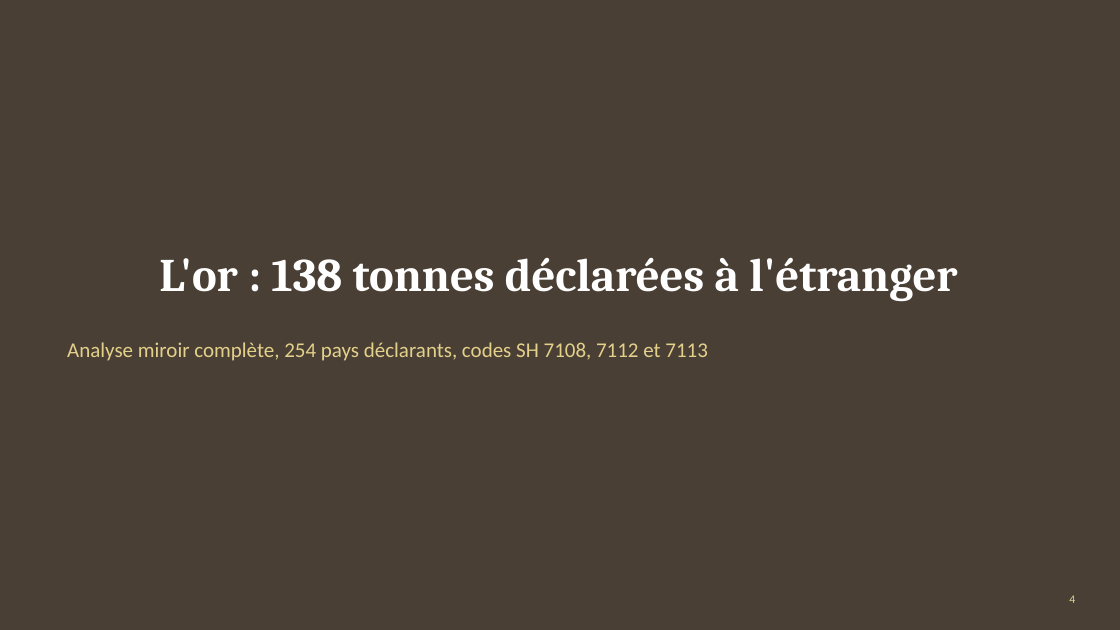
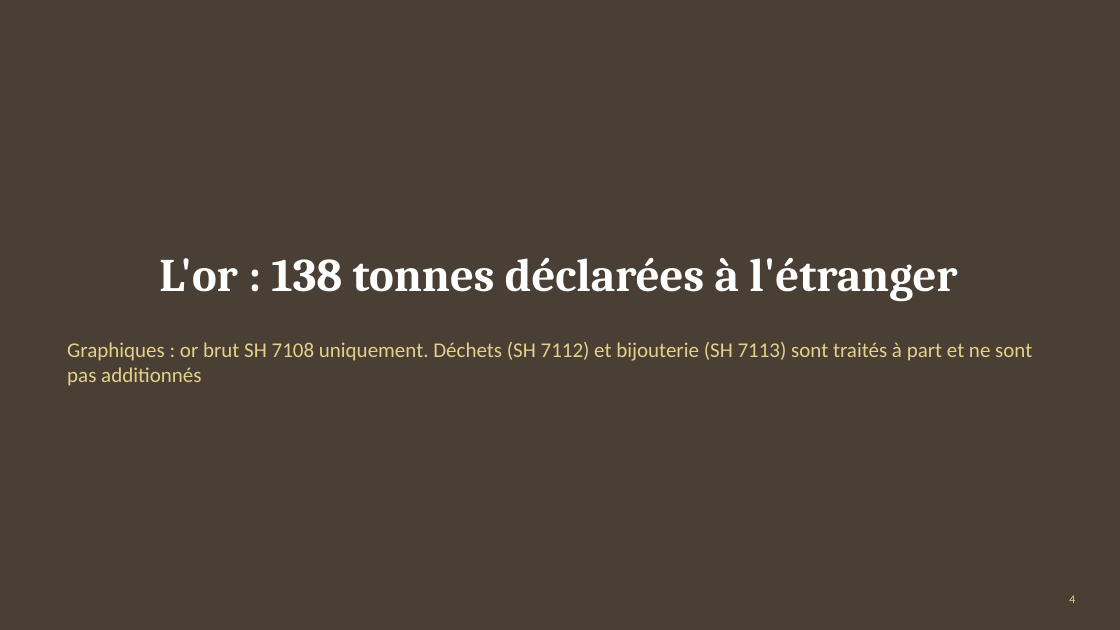
Before and after one commit to boujieka/Boujieka, a slide deck: slide 4 of docs/presentation/Flux_mineraux_Cameroun_2000-2025.pptx. Drawn at 1120x630 pixels with LibreOffice and Linux fonts; fonts in the diff are those of the drawing. Boxes give left, top, right and bottom in pixels: in the first picture for what was removed or moved away, otherwise in the second. Text is boxed around its words. In the diff, an @@ line names an element or a change of style, - is before the commit and + after.

```diff
--- a/docs/presentation/Flux_mineraux_Cameroun_2000-2025.pptx
+++ b/docs/presentation/Flux_mineraux_Cameroun_2000-2025.pptx
@@ text at bbox=[67, 342, 1032, 386]: text changed @@
-Analyse miroir complète, 254 pays déclarants, codes SH 7108, 7112 et 7113
+Graphiques : or brut SH 7108 uniquement. Déchets (SH 7112) et bijouterie (SH 7113) sont traités à part et ne sont pas additionnés
```
Also in this commit, not shown: 12 other slides changed, 4 slides added, 2 other files.
